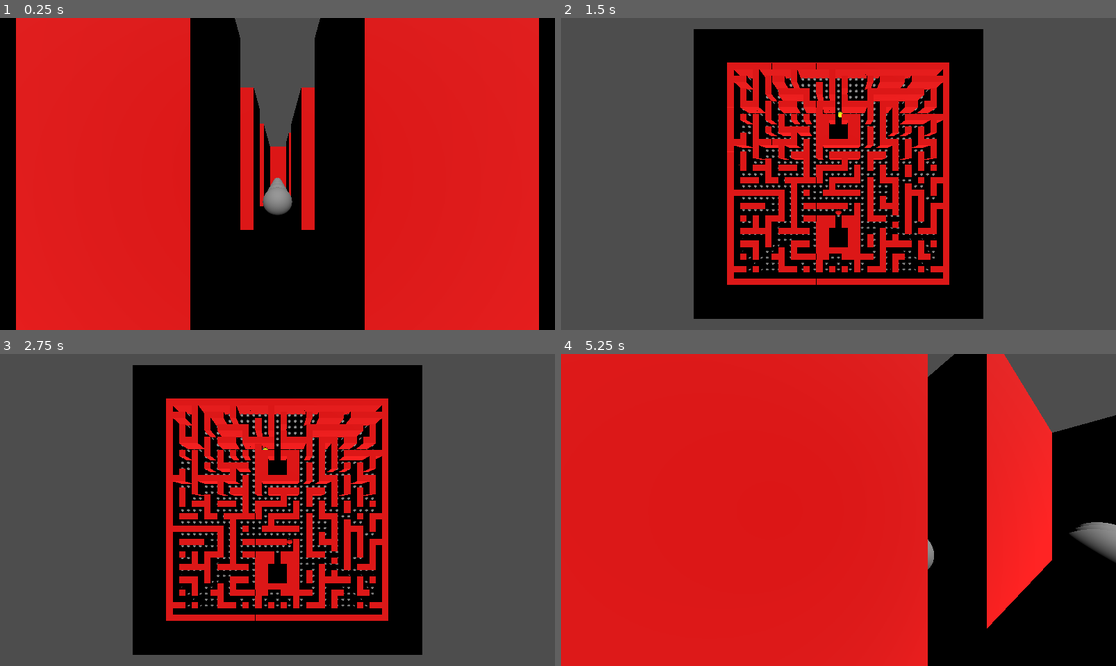
Above: before the commit, frames 1-4 (two rows, left to right).
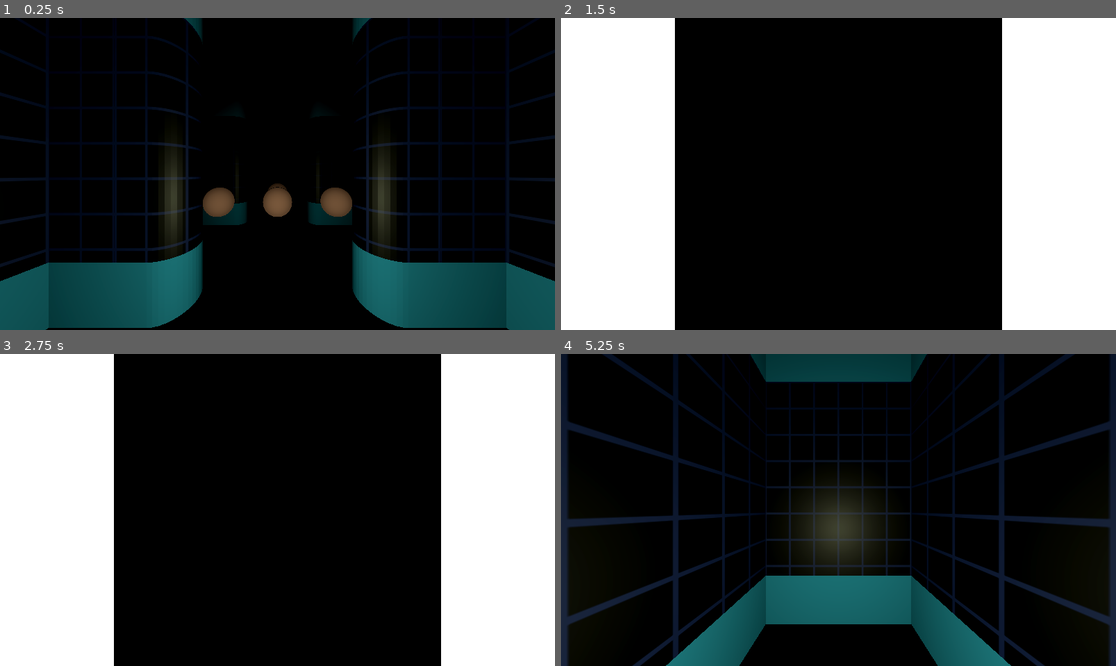
Above: after the commit, the same moments.

Repository: 21RM/Y4S1-JD-Packman
Game: Godot game, scene res://Scenes/World/world.tscn
Two runs of this game, one before a commit and one after it. Both use one fixed random seed, a clock stepped at 60 frames per second and the inputs below.
Inputs:
- Up to frame 1 (0.25 s): no input
- Up to frame 2 (1.5 s): hold D (move_right) 0.53-1.28 s; hold W (look_back, bound only after the commit) 0.53-1.28 s; hold S (move_backwards) from 1.28 s (still down); tap C (toggle_camera) at 1.35 s
- Up to frame 3 (2.75 s): tap W (look_back, bound only after the commit) at 1.55 s; tap Enter at 2 s; release S (move_backwards) at 2.03 s; hold D (move_right) from 2.03 s (still down); hold W (look_back, bound only after the commit) from 2.03 s (still down)
- Up to frame 4 (5.25 s): tap Space at 2.75 s; release W (look_back, bound only after the commit) at 2.78 s; tap W (look_back, bound only after the commit) at 2.85, 4.35 s; release D (move_right) at 3.53 s; hold W (look_back, bound only after the commit) 3.53-4.28 s; hold A (move_left) 3.53-5.03 s; tap C (toggle_camera) at 3.6 s; hold S (move_backwards) from 5.03 s (still down); hold W (look_back, bound only after the commit) from 5.03 s (still down)

The runs differ from the first frame. In frame 1, 74% of the frame differs, in the area x 0-100%, y 0-100%; in frame 2, 69%; in frame 3, 69%; in frame 4, 83%.

Commit message:
walls are beter but lighting needs improvements

Diff:
--- a/Prototipes/3DPackman/3d-packman/Scenes/Dot/dot.tscn
+++ b/Prototipes/3DPackman/3d-packman/Scenes/Dot/dot.tscn
@@ -1,8 +1,12 @@
-[gd_scene load_steps=4 format=3 uid="uid://dljml16cjj0v8"]
+[gd_scene load_steps=5 format=3 uid="uid://dljml16cjj0v8"]
 
 [ext_resource type="Script" uid="uid://cgff2c2vppcq7" path="res://Scenes/Dot/dot.gd" id="1_40an7"]
 
+[sub_resource type="StandardMaterial3D" id="StandardMaterial3D_40an7"]
+albedo_color = Color(1, 0.72156864, 0.68235296, 1)
+
 [sub_resource type="SphereMesh" id="SphereMesh_qr6s5"]
+material = SubResource("StandardMaterial3D_40an7")
 
 [sub_resource type="SphereShape3D" id="SphereShape3D_qr6s5"]
 
--- a/Prototipes/3DPackman/3d-packman/Scenes/Global/UtilsGrid.gd
+++ b/Prototipes/3DPackman/3d-packman/Scenes/Global/UtilsGrid.gd
@@ -13,7 +13,8 @@
 var wall_density: float = 0.7
 
 var reserved_rules: Array[Callable] = []
-var reserved_cells: Array
+var reserved_cells: Array[Vector2i]
+const DIRS: Array[Vector2i] = [Vector2i(0, -1),Vector2i(1, 0),Vector2i(0, 1),Vector2i(-1, 0)]
 
 # Maze generation:
 var straight_bias: float = 0.90
--- a/Prototipes/3DPackman/3d-packman/Scenes/Player/packman.gd
+++ b/Prototipes/3DPackman/3d-packman/Scenes/Player/packman.gd
@@ -2,7 +2,7 @@
 
 
 @export var moving_speed: float = 3.0
-@export var rotation_speed: float = 5.0
+@export var rotation_speed: float = 10.0
 @export var center_snap_eps: float = 0.04
 @export var turn_buffer_sec: float = 0.5
 
@@ -13,7 +13,6 @@
 # cell that packman is ocuppying right now
 var current_center: Vector3 = Vector3.ZERO
 # world position of the center of the cell packman is currently occupying
-
 
 
 func _physics_process(delta: float) -> void:
@@ -53,6 +52,8 @@
 		velocity.z = dir.y * moving_speed
 
 	var target_yaw: float = atan2(-dir.x, -dir.y)
+	if Input.is_action_pressed("look_back"):
+		target_yaw = atan2(-dir.x, -dir.y) + PI
 	rotation.y = lerp_angle(rotation.y, target_yaw, rotation_speed*delta)
 
 	move_and_slide()
--- a/Prototipes/3DPackman/3d-packman/Scenes/Player/packman.tscn
+++ b/Prototipes/3DPackman/3d-packman/Scenes/Player/packman.tscn
@@ -35,3 +35,8 @@
 transform = Transform3D(1, 0, 0, 0, 1, 0, 0, 0, 1, 0, 0.5, -0.22)
 material_override = SubResource("StandardMaterial3D_h277g")
 mesh = SubResource("SphereMesh_niiq6")
+
+[node name="OmniLight3D" type="OmniLight3D" parent="."]
+light_color = Color(0.9237858, 0.9505798, 0.7212385, 1)
+light_energy = 0.5
+omni_range = 4.0
--- /dev/null
+++ b/Prototipes/3DPackman/3d-packman/Scenes/World/Walls/wall.gd
@@ -0,0 +1,76 @@
+extends StaticBody3D
+
+var wall_center_bevel_0: PackedScene = preload("res://Assets/Walls/wall_center.glb")
+var wall_center_bevel_1: PackedScene = preload("res://Assets/Walls/wall_center_bevel_1.glb")
+var wall_center_bevel_2: PackedScene = preload("res://Assets/Walls/wall_center_bevel_2.glb")
+var wall_center_bevel_4: PackedScene = preload("res://Assets/Walls/wall_center_bevel_4.glb")
+var wall_side: PackedScene = preload("res://Assets/Walls/wall_side.glb")
+
+func build(wall_cell: Vector2i) -> void:
+	var neighbors: Array[int] = []
+	for i in range(4):
+		var dir: Vector2i = UtilsGrid.DIRS[i]
+		var temp_cell: Vector2i = wall_cell + dir
+		if UtilsGrid.in_bounds(temp_cell.x, temp_cell.y):
+			neighbors.append(UtilsGrid.grid[UtilsGrid.idx(temp_cell.x, temp_cell.y)])
+		else:
+			neighbors.append(-1)
+	var surrounding_walls_count: int = neighbors.count(1)
+	var wall_center: Node3D = get_wall_center(neighbors, surrounding_walls_count)
+	add_child(wall_center)
+	var wall_sides: Array[Node3D] = get_wall_sides(neighbors)
+	for wall_side_inst in wall_sides:
+		add_child(wall_side_inst)
+
+func get_wall_sides(neighbors: Array[int]) -> Array[Node3D]:
+	var wall_sides: Array[Node3D] = []
+	for i in range(neighbors.size()):
+		if neighbors[i] == 1:
+			var wall_side_inst: Node3D = wall_side.instantiate()
+			match i:
+				0:
+					wall_side_inst.rotation.y = PI/2
+					wall_side_inst.position.z -= 0.375
+				1:
+					wall_side_inst.position.x += 0.375
+				2:
+					wall_side_inst.rotation.y = PI/2
+					wall_side_inst.position.z += 0.375
+				3:
+					wall_side_inst.position.x -= 0.375
+			wall_sides.append(wall_side_inst)
+	return wall_sides
+
+func get_wall_center(neighbors: Array[int], count: int) -> Node3D:
+	match count:
+		0:
+			return wall_center_bevel_4.instantiate()
+		1:
+			var first_1: int = get_idx_in_array(neighbors, 1, 1)
+			var wall_center: Node3D = wall_center_bevel_2.instantiate()
+			wall_center.rotate_y(-PI/2 * (first_1+1))
+			return wall_center
+		2:
+			var first_1: int = get_idx_in_array(neighbors, 1, 1)
+			var second_1: int = get_idx_in_array(neighbors, 1, 2)
+			if second_1 - first_1 == 1:
+				var wall_center: Node3D = wall_center_bevel_1.instantiate()
+				wall_center.rotate_y(-PI/2 * (first_1-2))
+				return wall_center
+			elif second_1 - first_1 == 3:
+				var wall_center: Node3D = wall_center_bevel_1.instantiate()
+				wall_center.rotate_y(PI/2)
+				return wall_center
+			else:
+				return wall_center_bevel_0.instantiate()
+		_:
+			return wall_center_bevel_0.instantiate()
+
+
+func get_idx_in_array(array: Array[int], value: int, n: int) -> int:
+	for i in range(array.size()):
+		if array[i] == value:
+			n -= 1
+			if n == 0:
+				return i
+	return -1
--- a/Prototipes/3DPackman/3d-packman/Scenes/World/Walls/wall.tscn
+++ b/Prototipes/3DPackman/3d-packman/Scenes/World/Walls/wall.tscn
@@ -1,19 +1,13 @@
-[gd_scene load_steps=4 format=3 uid="uid://c8u0fmfaices7"]
+[gd_scene load_steps=3 format=3 uid="uid://c8u0fmfaices7"]
 
-[sub_resource type="StandardMaterial3D" id="StandardMaterial3D_1kj5n"]
-albedo_color = Color(1, 0, 0, 1)
-
-[sub_resource type="BoxMesh" id="BoxMesh_1kj5n"]
-size = Vector3(1, 3, 1)
+[ext_resource type="Script" uid="uid://cmw63pbxmodyi" path="res://Scenes/World/Walls/wall.gd" id="1_nmtuc"]
 
 [sub_resource type="BoxShape3D" id="BoxShape3D_q4cnh"]
 size = Vector3(1, 3, 1)
 
 [node name="Wall" type="StaticBody3D"]
-
-[node name="MeshInstance3D" type="MeshInstance3D" parent="."]
-material_override = SubResource("StandardMaterial3D_1kj5n")
-mesh = SubResource("BoxMesh_1kj5n")
+script = ExtResource("1_nmtuc")
 
 [node name="CollisionShape3D" type="CollisionShape3D" parent="."]
+transform = Transform3D(1, 0, 0, 0, 1, 0, 0, 0, 1, 0, 1.5, 0)
 shape = SubResource("BoxShape3D_q4cnh")
--- a/Prototipes/3DPackman/3d-packman/Scenes/World/world.gd
+++ b/Prototipes/3DPackman/3d-packman/Scenes/World/world.gd
@@ -7,7 +7,6 @@
 
 @export_category("World Config")
 @export var game_seed: int = 0
-@export var wall_height: float = 3.0
 
 @export_category("Enemies")
 @export var ghosts_height: float = 1.0
@@ -58,8 +57,11 @@
 				var wall: StaticBody3D = wall_scene.instantiate()
 				var wall_x: float = (x*UtilsGrid.cell_size) - x_offset + UtilsGrid.cell_size*0.5
 				var wall_z: float = (z*UtilsGrid.cell_size) - z_offset + UtilsGrid.cell_size*0.5
-				wall.position = Vector3(wall_x, wall_height/2, wall_z)
+				wall.position = Vector3(wall_x, 0, wall_z)
+				wall.build(Vector2i(x, z))
 				$Walls.add_child(wall)
+
+
 
 func instantiate_dots() -> void:
 	for child in $Dots.get_children():
@@ -82,8 +84,6 @@
 				var dot_z = (z * UtilsGrid.cell_size) - z_offset + UtilsGrid.cell_size * 0.5
 				dot.position = Vector3(dot_x, 0.2, dot_z)
 				$Dots.add_child(dot)
-
-
 
 
 
--- a/Prototipes/3DPackman/3d-packman/Scenes/World/world.tscn
+++ b/Prototipes/3DPackman/3d-packman/Scenes/World/world.tscn
@@ -17,6 +17,10 @@
 [sub_resource type="BoxShape3D" id="BoxShape3D_t1gg8"]
 size = Vector3(50, 1, 50)
 
+[sub_resource type="Environment" id="Environment_l1hd3"]
+ambient_light_source = 1
+glow_enabled = true
+
 [node name="World" type="Node3D"]
 script = ExtResource("1_yp2ti")
 wall_scene = ExtResource("2_3rhlx")
@@ -27,8 +31,7 @@
 autostart = true
 
 [node name="Ceiling" type="StaticBody3D" parent="."]
-transform = Transform3D(1, 0, 0, 0, 1, 0, 0, 0, 1, 0, 3, 0)
-visible = false
+transform = Transform3D(1, 0, 0, 0, 1, 0, 0, 0, 1, 0, 3.5, 0)
 
 [node name="CeilingMesh" type="MeshInstance3D" parent="Ceiling"]
 mesh = SubResource("BoxMesh_e2bkl")
@@ -49,15 +52,15 @@
 
 [node name="Ghosts" type="Node3D" parent="."]
 
+[node name="Dots" type="Node3D" parent="."]
+
 [node name="Packman" parent="." instance=ExtResource("1_t1gg8")]
 transform = Transform3D(0.8, 0, 0, 0, 0.8, 0, 0, 0, 0.8, 0, 1, 5)
 
 [node name="WorldCamera" type="Camera3D" parent="."]
 transform = Transform3D(1, 0, 0, 0, -4.371139e-08, 1, 0, -1, -4.371139e-08, 0, 35, 0)
 
-[node name="TopDownDebugLight" type="DirectionalLight3D" parent="."]
-transform = Transform3D(1, 0, 0, 0, 0.70710677, 0.70710677, 0, -0.70710677, 0.70710677, 0, 5, 0)
-
-[node name="Dots" type="Node3D" parent="."]
+[node name="WorldEnvironment" type="WorldEnvironment" parent="."]
+environment = SubResource("Environment_l1hd3")
 
 [connection signal="timeout" from="GameTicker" to="." method="_on_game_tick"]
--- a/Prototipes/3DPackman/3d-packman/project.godot
+++ b/Prototipes/3DPackman/3d-packman/project.godot
@@ -48,3 +48,8 @@
 "events": [Object(InputEventKey,"resource_local_to_scene":false,"resource_name":"","device":-1,"window_id":0,"alt_press …(191 unchanged characters)…
 ]
 }
+look_back={
+"deadzone": 0.2,
+"events": [Object(InputEventKey,"resource_local_to_scene":false,"resource_name":"","device":-1,"window_id":0,"alt_pressed":false,"shift_pressed":false,"ctrl_pressed":false,"meta_pressed":false,"pressed":false,"keycode":0,"physical_keycode":87,"key_label":0,"unicode":119,"location":0,"echo":false,"script":null)
+]
+}
Binary file added: Prototipes/3DPackman/3d-packman/Assets/Walls/wall_center.glb
Not shown, added: Prototipes/3DPackman/3d-packman/Assets/Walls/wall_center.glb.import
Binary file added: Prototipes/3DPackman/3d-packman/Assets/Walls/wall_center_bevel_1.glb
Not shown, added: Prototipes/3DPackman/3d-packman/Assets/Walls/wall_center_bevel_1.glb.import
Binary file added: Prototipes/3DPackman/3d-packman/Assets/Walls/wall_center_bevel_1_wall_grid.png
Not shown, added: Prototipes/3DPackman/3d-packman/Assets/Walls/wall_center_bevel_1_wall_grid.png.import
Binary file added: Prototipes/3DPackman/3d-packman/Assets/Walls/wall_center_bevel_2.glb
Not shown, added: Prototipes/3DPackman/3d-packman/Assets/Walls/wall_center_bevel_2.glb.import
Binary file added: Prototipes/3DPackman/3d-packman/Assets/Walls/wall_center_bevel_2_wall_grid.png
Not shown, added: Prototipes/3DPackman/3d-packman/Assets/Walls/wall_center_bevel_2_wall_grid.png.import
Binary file added: Prototipes/3DPackman/3d-packman/Assets/Walls/wall_center_bevel_4.glb
Not shown, added: Prototipes/3DPackman/3d-packman/Assets/Walls/wall_center_bevel_4.glb.import
(and 10 more such lines)
